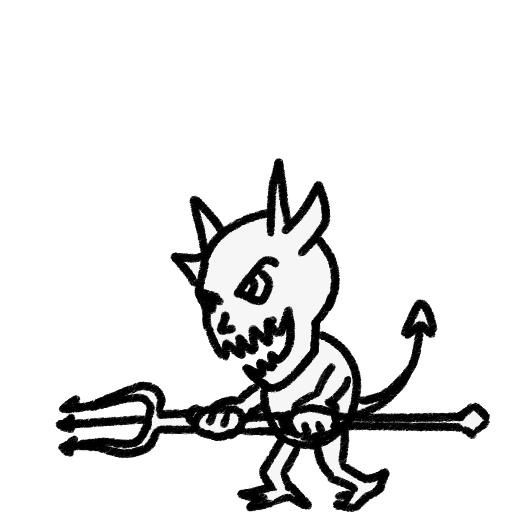
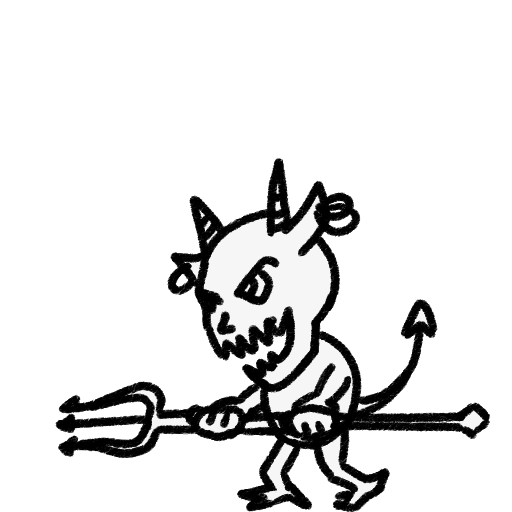
Layered file, before and after one edit (512x512). Changes by layer:
painted on "Head - Lines" over 167, 192, 361, 296
painted on "Head - Colours" over 167, 192, 361, 296
painted on "Body - Colours" over 192, 280, 195, 288
